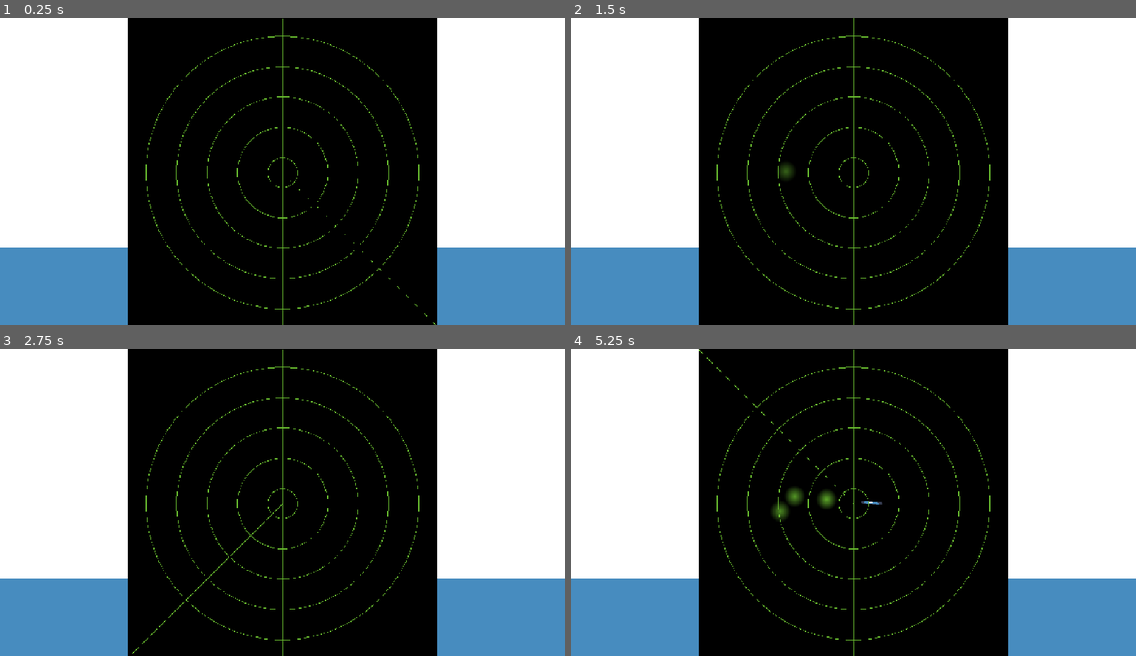
Above: before the commit, frames 1-4 (two rows, left to right).
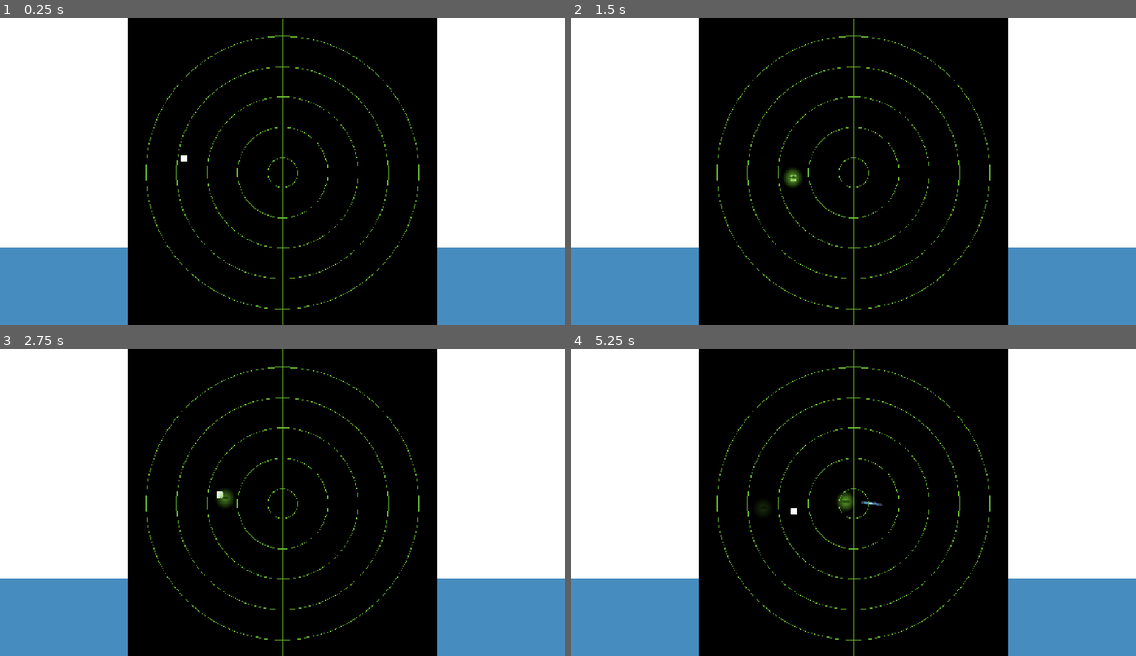
Above: after the commit, the same moments.

Repository: AJISGit/Ludum-Dare-60-Game
Game: Godot game, scene res://scenes/main_scene.tscn
Two runs of this game, one before a commit and one after it. Both use one fixed random seed, a clock stepped at 60 frames per second and the inputs below. The engine's default icon, where the game draws it, is replaced by a stand-in: a white triangle on a blue panel in a dark square.
Inputs:
- Up to frame 1 (0.25 s): no input
- Up to frame 2 (1.5 s): hold D (phys_sub_right) 0.53-1.28 s; hold S (phys_sub_down) from 1.28 s (still down)
- Up to frame 3 (2.75 s): release S (phys_sub_down) at 2.03 s; hold D (phys_sub_right) from 2.03 s (still down)
- Up to frame 4 (5.25 s): release D (phys_sub_right) at 2.78 s; hold W (phys_sub_up) 2.78-3.53 s; hold A (phys_sub_left) 3.53-5.03 s; tap Enter at 4.25 s; hold S (phys_sub_down) from 5.03 s (still down)

The runs differ from the first frame. In frame 1, less than 0.1% of the frame differs, in the area x 32-78%, y 44-100%; in frame 2, 0.2%; in frame 3, 0.2%; in frame 4, 0.7%, in the area x 22-56%, y 0-56%.

Commit message:
Icon things

Diff:
--- a/scenes/game.tscn
+++ b/scenes/game.tscn
@@ -10,7 +10,6 @@
 [ext_resource type="PackedScene" uid="uid://end0kh1yue57" path="res://scenes/game_world.tscn" id="7_u5sy4"]
 [ext_resource type="Texture2D" uid="uid://svfcp6cv4r2s" path="res://icon.svg" id="8_0tnpc"]
 [ext_resource type="Texture2D" uid="uid://b0ehsp5c6a1yd" path="res://sprites/Sonar2.png" id="10_vtaks"]
-[ext_resource type="Texture2D" uid="uid://bnmysoi4lmk3b" path="res://sprites/SonarSpinnyThing.png" id="11_kvpfn"]
 
 [node name="Game" type="Node2D" unique_id=1595279973]
 
@@ -43,9 +42,3 @@
 [node name="SonarThing" type="Sprite2D" parent="." unique_id=2083012388]
 position = Vector2(550, 302)
 texture = ExtResource("10_vtaks")
-
-[node name="SonarSpinnyThing" type="Sprite2D" parent="." unique_id=180229485]
-unique_name_in_owner = true
-visible = false
-position = Vector2(550, 302)
-texture = ExtResource("11_kvpfn")
--- a/scenes/game_world.tscn
+++ b/scenes/game_world.tscn
@@ -24,7 +24,6 @@
 [node name="Camera2D" type="Camera2D" parent="PhysicalSub" unique_id=1970256948]
 
 [node name="Enemy" parent="." unique_id=386252729 instance=ExtResource("3_ywgp6")]
-visible = false
 modulate = Color(18.892157, 18.892157, 18.892157, 1)
 position = Vector2(262, 300.99994)
 scale = Vector2(0.1, 0.1)
--- a/scenes/sonar_blip.tscn
+++ b/scenes/sonar_blip.tscn
@@ -1,6 +1,6 @@
 [gd_scene format=3 uid="uid://ef5ejo5nxlss"]
 
-[ext_resource type="Texture2D" uid="uid://ccg7bqibbj3ef" path="res://sprites/SonarBlip.png" id="1_fi0gf"]
+[ext_resource type="Texture2D" uid="uid://c2skx7rwlv4dr" path="res://sprites/SonarBlipTorp.png" id="1_fi0gf"]
 [ext_resource type="Script" uid="uid://2uf8b4ig0ydt" path="res://scripts/radar_blip.gd" id="2_0dl35"]
 
 [node name="SonarBlip" type="Sprite2D" unique_id=706484526]
--- a/scenes/sonar_spinny_thing.tscn
+++ b/scenes/sonar_spinny_thing.tscn
@@ -4,7 +4,7 @@
 [ext_resource type="Texture2D" uid="uid://bnmysoi4lmk3b" path="res://sprites/SonarSpinnyThing.png" id="2_uksc2"]
 
 [sub_resource type="RectangleShape2D" id="RectangleShape2D_0vfqx"]
-size = Vector2(602, 6)
+size = Vector2(602, 45)
 
 [node name="SonarSpinnyThing" type="Area2D" unique_id=1157046897]
 script = ExtResource("1_xgw3u")
@@ -15,5 +15,5 @@
 texture = ExtResource("2_uksc2")
 
 [node name="CollisionShape2D" type="CollisionShape2D" parent="." unique_id=1825128880]
-position = Vector2(301, 0)
+position = Vector2(301, 1.5)
 shape = SubResource("RectangleShape2D_0vfqx")
--- a/scenes/torpedo.tscn
+++ b/scenes/torpedo.tscn
@@ -8,6 +8,7 @@
 
 [node name="Torpedo" type="Area2D" unique_id=1130819015]
 script = ExtResource("1_0ddwc")
+speed = 1.0
 
 [node name="Icon" type="Sprite2D" parent="." unique_id=1552373532]
 scale = Vector2(0.32692042, 0.040865228)
--- a/scripts/sonar_spinny_thing.gd
+++ b/scripts/sonar_spinny_thing.gd
@@ -3,6 +3,8 @@
 
 
 const BLIP_RESOURCE: PackedScene = preload("res://scenes/sonar_blip.tscn")
+const sub_blip_tex: Texture2D = preload("res://sprites/SonarBlipSub.png")
+const sub_blip_torp: Texture2D = preload("res://sprites/SonarBlipTorp.png")
 
 
 func _ready() -> void:
@@ -13,9 +15,9 @@
 func _process(delta: float) -> void:
 	position = %PhysicalSub.position
 	position.y += 2
-	rotation_degrees += 180 * delta
+	rotation_degrees += 360 * delta
 
-func spawn_blip(pos: Vector2):
+func spawn_blip(pos: Vector2, is_sub: bool):
 
 	var blip: SonarBlip = BLIP_RESOURCE.instantiate()
 	blip.position = pos
@@ -23,12 +25,21 @@
 	blip.og_trans = blip.transform
 	blip.camera = %PhysicalSub/Camera2D
 	blip.plr = %PhysicalSub
+
+	if (is_sub):
+		blip.texture = sub_blip_tex
+	else:
+		blip.texture = sub_blip_torp
+
 	blip.setup()
 	$"../".add_child(blip)
 
 func _on_area_entered(area: Area2D) -> void:
-	spawn_blip(area.position)
+	if (area as Torpedo):
+		spawn_blip(area.position, false)
+	else:
+		spawn_blip(area.position, true)
 
 func _on_body_entered(body: Node2D) -> void:
 	if (body.name == "PhysicalSub"): return
-	spawn_blip(body.position)
+	spawn_blip(body.position, true)
--- a/scripts/sonar_test.gd
+++ b/scripts/sonar_test.gd
@@ -4,7 +4,3 @@
 func _ready() -> void:
 	var sub_viewport: SubViewport = %SubViewport
 	texture = sub_viewport.get_texture()
-
-func _process(delta: float) -> void:
-
-	%SonarSpinnyThing.rotation_degrees += 360 * delta
Binary file added: sprites/SonarBlipSub.png
Not shown, added: sprites/SonarBlipSub.png.import
Binary file added: sprites/SonarBlipTorp.png
Not shown, added: sprites/SonarBlipTorp.png.import
Binary file added: sprites/subicon.png
Not shown, added: sprites/subicon.png.import
Binary file added: sprites/subiconbeautiful.png
Not shown, added: sprites/subiconbeautiful.png.import
Binary file added: sprites/torpedoman.png
Not shown, added: sprites/torpedoman.png.import
